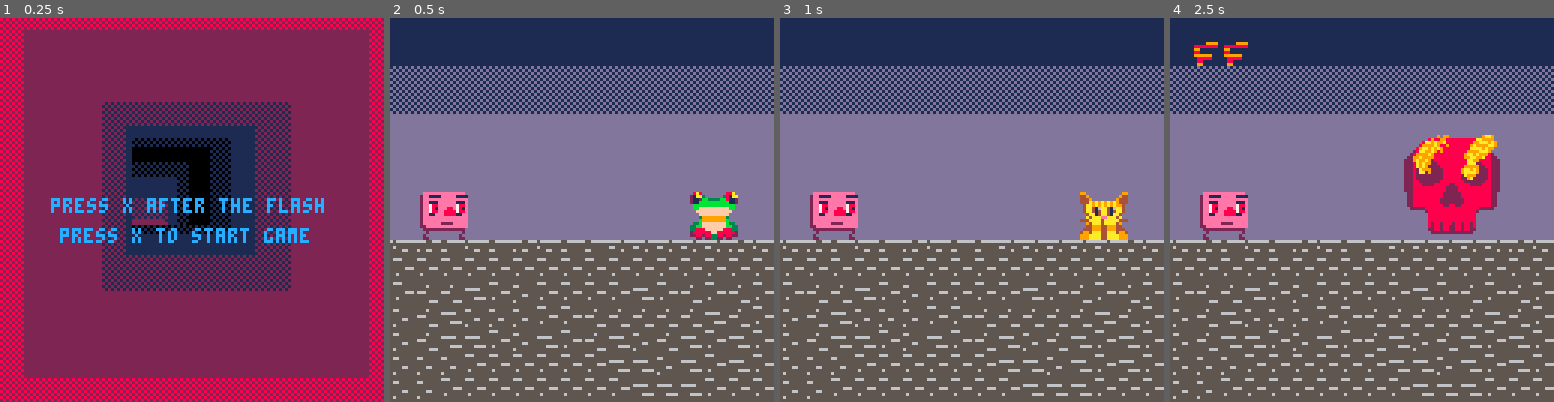
Above: before the commit, frames 1-4 (left to right).
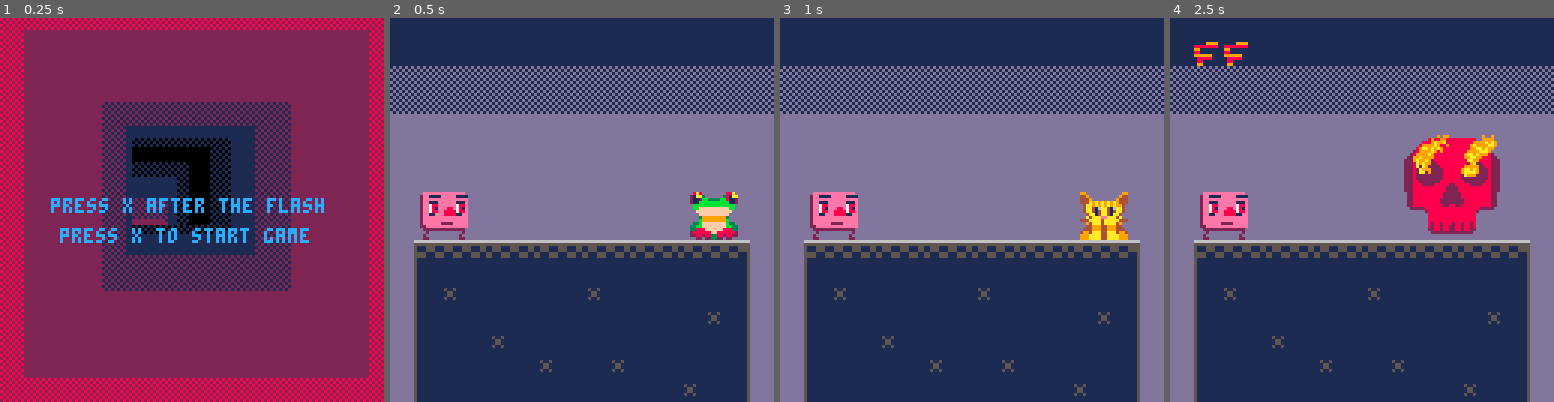
Above: after the commit, the same moments.

Repository: verdog/strongth8
Game: PICO-8 cartridge strongth8.p8
The game is run twice, just before and just after one commit, with the same random seed, the same clock (stepped at 60 frames per second) and the same inputs.
Inputs:
- Up to frame 1 (0.25 s): no input
- Up to frame 2 (0.5 s): tap X (X key) at 0.33 s
- Up to frame 3 (1 s): tap O (Z key) at 0.7 s
- Up to frame 4 (2.5 s): tap X (X key) at 1.07, 1.85 s; tap O (Z key) at 1.7, 2.1 s

Frame 1 is identical in both runs. In frame 2, 39% of the frame differs, in the area x 0-100%, y 57-100%; in frame 3, 39%; in frame 4, 39%, in the area x 0-100%, y 30-100%.

Commit message:
updated art

Diff:
--- a/strongth8.p8
+++ b/strongth8.p8
@@ -307,23 +307,23 @@
 0c0c0c0c0c0c0c0c0c0c0c0c0c0c0c0c00000000000000000000000000000000000000000000000000000000000000000000000000000000000000000000000000000000000000000000000000000000000000000000000000000000000000000000000000000000000000000000000000000000000000000000000000000000
 0c0c0c0c0c0c0c0c0c0c0c0c0c0c0c0c00000000000000000000000000000000000000000000000000000000000000000000000000000000000000000000000000000000000000000000000000000000000000000000000000000000000000000000000000000000000000000000000000000000000000000000000000000000
 0c0c0c0c0c0c0c0c0c0c0c0c0c0c0c0c00000000000000000000000000000000000000000000000000000000000000000000000000000000000000000000000000000000000000000000000000000000000000000000000000000000000000000000000000000000000000000000000000000000000000000000000000000000
-1c1f1d1c1d1f1c1d1d1e1e1e1e1e1f1c00000000000000000000000000000000000000000000000000000000000000000000000000000000000000000000000000000000000000000000000000000000000000000000000000000000000000000000000000000000000000000000000000000000000000000000000000000000
-2d2d2d2d2d2d2d2d2d2d2d2d2d2d2d2d00000000000000000000000000000000000000000000000000000000000000000000000000000000000000000000000000000000000000000000000000000000000000000000000000000000000000000000000000000000000000000000000000000000000000000000000000000000
-2d2e2e2f2d2c2d2d2d2d2f2d2e2d2e2d00000000000000000000000000000000000000000000000000000000000000000000000000000000000000000000000000000000000000000000000000000000000000000000000000000000000000000000000000000000000000000000000000000000000000000000000000000000
-2c2e2f2c2c2c2d2d2e2e2e2e2e2f2e2d00000000000000000000000000000000000000000000000000000000000000000000000000000000000000000000000000000000000000000000000000000000000000000000000000000000000000000000000000000000000000000000000000000000000000000000000000000000
-2c2e2f2f2d2c2f2d2e2f2c2e2f2d2f2d00000000000000000000000000000000000000000000000000000000000000000000000000000000000000000000000000000000000000000000000000000000000000000000000000000000000000000000000000000000000000000000000000000000000000000000000000000000
-2c2c2c2d2d2d2d2d2d2f2f2c2f2d2f2d00000000000000000000000000000000000000000000000000000000000000000000000000000000000000000000000000000000000000000000000000000000000000000000000000000000000000000000000000000000000000000000000000000000000000000000000000000000
-2c2c2d2d2d2d2d2d2d2d2f2f2f2d2d2d00000000000000000000000000000000000000000000000000000000000000000000000000000000000000000000000000000000000000000000000000000000000000000000000000000000000000000000000000000000000000000000000000000000000000000000000000000000
-…(13 lines of a section not shown)…
+0c1c1d1e1d1e1d1e1d1e1d1e1d1e1f0c00000000000000000000000000000000000000000000000000000000000000000000000000000000000000000000000000000000000000000000000000000000000000000000000000000000000000000000000000000000000000000000000000000000000000000000000000000000
+0c2c2e2e2e2e2e2e2e2e2e2e2e2e2f0c00000000000000000000000000000000000000000000000000000000000000000000000000000000000000000000000000000000000000000000000000000000000000000000000000000000000000000000000000000000000000000000000000000000000000000000000000000000
+0c2c2d2e2e2e2e2e2d2e2e2e2e2e2f0c00000000000000000000000000000000000000000000000000000000000000000000000000000000000000000000000000000000000000000000000000000000000000000000000000000000000000000000000000000000000000000000000000000000000000000000000000000000
+0c2c2e2e2e2e2e2e2e2e2e2e2e2d2f0c00000000000000000000000000000000000000000000000000000000000000000000000000000000000000000000000000000000000000000000000000000000000000000000000000000000000000000000000000000000000000000000000000000000000000000000000000000000
+0c2c2e2e2d2e2e2e2e2e2e2e2e2e2f0c00000000000000000000000000000000000000000000000000000000000000000000000000000000000000000000000000000000000000000000000000000000000000000000000000000000000000000000000000000000000000000000000000000000000000000000000000000000
+0c2c2e2e2e2e2d2e2e2d2e2e2e2e2f0c00000000000000000000000000000000000000000000000000000000000000000000000000000000000000000000000000000000000000000000000000000000000000000000000000000000000000000000000000000000000000000000000000000000000000000000000000000000
+0c2c2e2e2e2e2e2e2e2e2e2e2d2e2f0c00000000000000000000000000000000000000000000000000000000000000000000000000000000000000000000000000000000000000000000000000000000000000000000000000000000000000000000000000000000000000000000000000000000000000000000000000000000
+…(13 lines of a section not shown)…
Not shown, changed: 21 lines of the sprite sheet (__gfx__) section of strongth8.p8
Not shown, changed: strongth8.png
